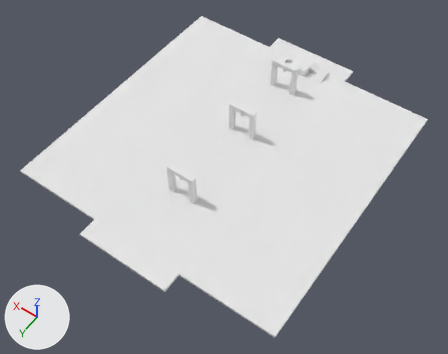
Renders of the OBJ model WinterPlatformer/Assets/lvls/playground/grapplegrounds.obj from each side of a commit.
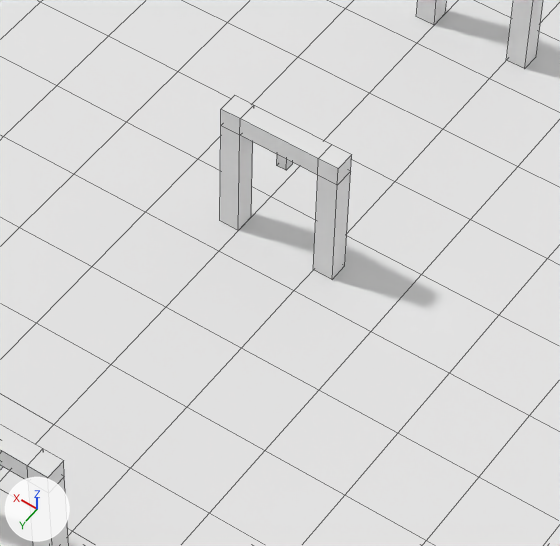
Each version is shown whole from a 50 mm lens placed at (-2670.0, 6351.0, 6208.0), pointed at (200.0, 2333.0, -106.0), then close up on the part from 41% to 67% of the width and 23% to 55% of the height. The axes (+X, +Y, +Z) are drawn at lower left. The lights are the same throughout. The close-ups show mesh edges as thin lines. Where no turn or scale is listed for an object, it has been applied to the vertices.

The older version as bpy lines, for what is in view:
```python
ob_entity0_brush28 = bpy.data.objects.new('entity0_brush28', me_entity0_brush28)
ob_entity0_brush28.location = (0.0, 0.0, 0.0)
ob_entity0_brush32 = bpy.data.objects.new('entity0_brush32', me_entity0_brush32)
ob_entity0_brush32.location = (0.0, 0.0, 0.0)
ob_entity0_brush33 = bpy.data.objects.new('entity0_brush33', me_entity0_brush33)
ob_entity0_brush33.location = (0.0, 0.0, 0.0)
ob_entity0_brush34 = bpy.data.objects.new('entity0_brush34', me_entity0_brush34)
ob_entity0_brush34.location = (0.0, 0.0, 0.0)
ob_entity0_brush51 = bpy.data.objects.new('entity0_brush51', me_entity0_brush51)
ob_entity0_brush51.location = (0.0, 0.0, 0.0)
ob_entity0_brush75 = bpy.data.objects.new('entity0_brush75', me_entity0_brush75)
ob_entity0_brush75.location = (0.0, 0.0, 0.0)
# me_entity0_brush32
# before: 0 (512.0, 1280.0, 0.0), 1 (512.0, 1024.0, 0.0), 2 (512.0, 1024.0, 32.0) at pixel (369, 93), 3 (512.0, 1280.0, 32.0), 4 (768.0, 1024.0, 32.0) at pixel (297, 57)
# before: 5 (768.0, 1024.0, 0.0), 6 (768.0, 1280.0, 0.0), 7 (768.0, 1280.0, 32.0)
# me_entity0_brush34
# before: 0 (0.0, 1280.0, 0.0), 1 (0.0, 1024.0, 0.0), 2 (0.0, 1024.0, 32.0) at pixel (517, 166), 3 (0.0, 1280.0, 32.0) at pixel (470, 219), 4 (256.0, 1024.0, 32.0) at pixel (442, 129)
# before: 5 (256.0, 1024.0, 0.0), 6 (256.0, 1280.0, 0.0), 7 (256.0, 1280.0, 32.0) at pixel (394, 181)
# also in view: 'entity0_brush189' at (-384.0, 2176.0, 16.0); 'entity0_brush65' at (384.0, 2688.0, 16.0); 'entity0_brush56' at (896.0, 1664.0, 16.0); 'entity0_brush27' at (640.0, 896.0, 16.0); 'entity0_brush78' at (224.0, 2944.0, 224.0)
```
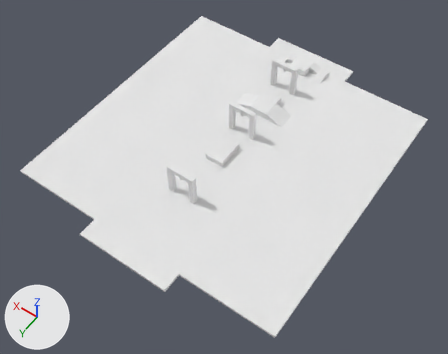
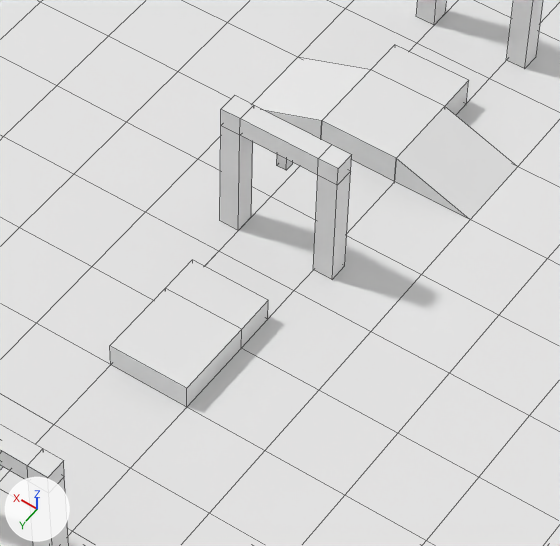
Boxes (x1, y1, x2, y2) around the edits, measured in the close-ups (560 x 546 px):
'entity0_brush75', mesh rescaled (19% taller): before (111, 307, 241, 407); after (110, 288, 242, 407)
'entity0_brush33', mesh rescaled (26% taller): before (324, 93, 443, 182); after (321, 70, 444, 182)
'entity0_brush34', reshaped (26% taller): before (395, 130, 517, 220); after (395, 106, 517, 220)
'entity0_brush28', mesh rescaled: before (370, 44, 489, 129); after (371, 45, 468, 115)
'entity0_brush32', reshaped: before (252, 58, 369, 140); after (252, 58, 370, 139)
'entity0_brush260', added: after (166, 260, 268, 348)
'entity0_brush49', unchanged, covered by the edit: before (166, 251, 293, 348); after (205, 251, 293, 318)

The change, as a list of edits to the scene's bpy script:
```text
Change me_entity0_brush28:
    where me_entity0_brush28.from_pydata(...)  # 8 vertices, 6 faces; spans x 256.0..512.0, y 768.0..1024.0, z 0.0..32.0
    used by ob_entity0_brush28; location = (0.0, 0.0, 0.0)
    me_entity0_brush28 part 1: the whole mesh is scaled about its middle by (1, 0.5, 4), then moved by (0.0, 64.0, 48.0)
Change me_entity0_brush32:
    where me_entity0_brush32.from_pydata(...)  # 8 vertices, 6 faces; spans x 512.0..768.0, y 1024.0..1280.0, z 0.0..32.0
    used by ob_entity0_brush32; location = (0.0, 0.0, 0.0)
    verts and faces of me_entity0_brush32; kept vertices keep their numbers, new ones are numbered from 8
    me_entity0_brush32 part 2
    add delete_vertices([2, 3])  # with the faces that use them
    add verts[8] = (512.0, 1280.0, 128.0)  # pixel (321, 120)
    add verts[9] = (512.0, 1024.0, 128.0)  # pixel (370, 69)
    add faces += [(0, 1, 9, 8), (1, 5, 4, 9), (0, 8, 7, 6), (4, 7, 8, 9)]
Change me_entity0_brush33:
    where me_entity0_brush33.from_pydata(...)  # 8 vertices, 6 faces; spans x 256.0..512.0, y 1024.0..1280.0, z 0.0..32.0
    used by ob_entity0_brush33; location = (0.0, 0.0, 0.0)
    me_entity0_brush33 part 3: the whole mesh is scaled about the mesh origin by (1, 1, 4)
Change me_entity0_brush34:
    where me_entity0_brush34.from_pydata(...)  # 8 vertices, 6 faces; spans x 0.0..256.0, y 1024.0..1280.0, z 0.0..32.0
    used by ob_entity0_brush34; location = (0.0, 0.0, 0.0)
    verts and faces of me_entity0_brush34; kept vertices keep their numbers, new ones are numbered from 8
    me_entity0_brush34 part 4
    add delete_vertices([4, 7])  # with the faces that use them
    add verts[8] = (256.0, 1280.0, 128.0)  # pixel (396, 158)
    add verts[9] = (256.0, 1024.0, 128.0)  # pixel (444, 106)
    add faces += [(2, 9, 8, 3), (1, 5, 9, 2), (0, 3, 8, 6), (5, 6, 8, 9)]
Change me_entity0_brush75:
    where me_entity0_brush75.from_pydata(...)  # 8 vertices, 6 faces; spans x 256.0..512.0, y 2048.0..2304.0, z 0.0..32.0
    used by ob_entity0_brush75; location = (0.0, 0.0, 0.0)
    me_entity0_brush75 part 5: the whole mesh is scaled about the mesh origin by (1, 1, 3.5)
Add me_entity0_brush260:
    me_entity0_brush260.from_pydata(...)  # a box spanning x 256.0..512.0, y 1920.0..2048.0, z 0.0..112.0
    me_entity0_brush260.materials.append(mat_tb_empty)  # white #e7e7e7
Add ob_entity0_brush260:
    ob_entity0_brush260 = bpy.data.objects.new('entity0_brush260', me_entity0_brush260)
    ob_entity0_brush260.location = (0.0, 0.0, 0.0)
```
